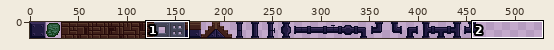
Sprite sheet -- assets/sprites/tileset.png. The picture above shows the old version from afar; the outline marks the close-up.
Close-up. The starting point:
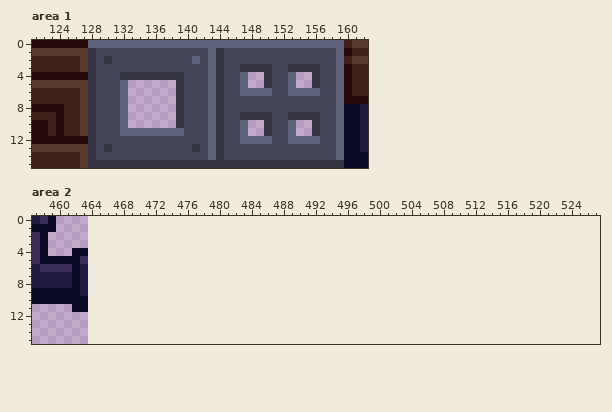
The file is 464x16 pixels. Shown: area 1: x 121..162, y 0..15; area 2: x 457..527, y 0..15. The old version is drawn lined up with the new one, on the new canvas.
And afterwards:
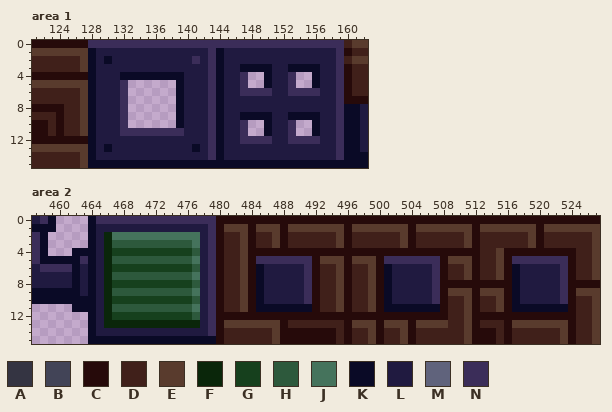
Palette (. is transparent): A #343442  B #424457  C #260a0a  D #40201a  E #593b2d  F #0a260a  G #16401d  H #2d593c  J #45735c  K #0a0a26  L #201a40  M #60637c  N #3b2d59
Changes in this commit:
canvas 464x16 -> 528x16
Area 1:
y 0: x 128..159 MMMMMMMMMMMMMMMMMMMMMMMMMMMMMMMM -> NNNNNNNNNNNNNNNNNNNNNNNNNNNNNNNN
y 1: x 128..159 ABBBBBBBBBBBBBBMABBBBBBBBBBBBBBM -> KLLLLLLLLLLLLLLNKLLLLLLLLLLLLLLN
y 2: x 128..159 ABABBBBBBBBBBMBMABBBBBBBBBBBBBBM -> KLKLLLLLLLLLLNLNKLLLLLLLLLLLLLLN
y 3: x 128..159 ABBBBBBBBBBBBBBMABBAAAABBAAAABBM -> KLLLLLLLLLLLLLLNKLLKKKKLLKKKKLLN
y 4: x 128..147 ABBBAAAAAAAABBBMABBM -> KLLLKKKKKKKKLLLNKLLN; x 150..153 ABBM -> KLLN; x 156..159 ABBM -> KLLN
y 5: x 128..132 ABBBM -> KLLLN; x 139..147 ABBBMABBM -> KLLLNKLLN; x 150..153 ABBM -> KLLN; x 156..159 ABBM -> KLLN
y 6: x 128..132 ABBBM -> KLLLN; x 139..159 ABBBMABBMMMMBBMMMMBBM -> KLLLNKLLNNNNLLNNNNLLN
y 7..8: x 128..132 ABBBM -> KLLLN; x 139..159 ABBBMABBBBBBBBBBBBBBM -> KLLLNKLLLLLLLLLLLLLLN
y 9: x 128..132 ABBBM -> KLLLN; x 139..159 ABBBMABBAAAABBAAAABBM -> KLLLNKLLKKKKLLKKKKLLN
y 10: x 128..132 ABBBM -> KLLLN; x 139..147 ABBBMABBM -> KLLLNKLLN; x 150..153 ABBM -> KLLN; x 156..159 ABBM -> KLLN
y 11: x 128..147 ABBBMMMMMMMMBBBMABBM -> KLLLNNNNNNNNLLLNKLLN; x 150..153 ABBM -> KLLN; x 156..159 ABBM -> KLLN
y 12: x 128..159 ABBBBBBBBBBBBBBMABBMMMMBBMMMMBBM -> KLLLLLLLLLLLLLLNKLLNNNNLLNNNNLLN
y 13: x 128..159 ABABBBBBBBBBBABMABBBBBBBBBBBBBBM -> KLKLLLLLLLLLLKLNKLLLLLLLLLLLLLLN
y 14: x 128..159 ABBBBBBBBBBBBBBMABBBBBBBBBBBBBBM -> KLLLLLLLLLLLLLLNKLLLLLLLLLLLLLLN
y 15: x 128..159 AAAAAAAAAAAAAAAAAAAAAAAAAAAAAAAA -> KKKKKKKKKKKKKKKKKKKKKKKKKKKKKKKK
Area 2:
y 0: x 464..527 ................................................................ -> KNNNNNNNNNNNNNNNCCCCCCCCCCCCCCCCCCCCCCCCCCCCCCCCCCCCCCCCCCCCCCCC
y 1: x 464..527 ................................................................ -> KLLLLLLLLLLLLLLNCEEECEEECEEEEEEECEEEEEEECEEEEEEECEEEEEEECEEEEEEE
y 2: x 464..527 ................................................................ -> KLFJJJJJJJJJJJLNCDDECDDECDDDDDDECDDDDDDECDDDDDDECDDDDDDECDDDDDDE
y 3: x 464..527 ................................................................ -> KLFHHHHHHHHHHJLNCDDECDDECDDDDDDECDDDDDDECDDDDDDECDDDDDDECDDDDDDE
y 4: x 464..527 ................................................................ -> KLFGGGGGGGGGGHLNCDDECCCCCCCCCCCCCCCCCCCCCCCCCCCCCDDECCCCCCCCCDDE
y 5: x 464..527 ................................................................ -> KLFHHHHHHHHHHJLNCDDECNNNNNNNCEEECEEECNNNNNNNCEEECDDECNNNNNNNCDDE
y 6: x 464..527 ................................................................ -> KLFGGGGGGGGGGHLNCDDECKLLLLLNCDDECDDECKLLLLLNCDDECDDECKLLLLLNCDDE
y 7: x 464..527 ................................................................ -> KLFHHHHHHHHHHJLNCDDECKLLLLLNCDDECDDECKLLLLLNCDDECDDECKLLLLLNCDDE
y 8: x 464..527 ................................................................ -> KLFGGGGGGGGGGHLNCDDECKLLLLLNCDDECDDECKLLLLLNCCCCCCCCCKLLLLLNCCCC
y 9: x 464..527 ................................................................ -> KLFHHHHHHHHHHJLNCDDECKLLLLLNCDDECDDECKLLLLLNCEEECEEECKLLLLLNCEEE
y 10: x 464..527 ................................................................ -> KLFGGGGGGGGGGHLNCDDECKLLLLLNCDDECDDECKLLLLLNCDDECDDECKLLLLLNCDDE
y 11: x 464..527 ................................................................ -> KLFHHHHHHHHHHJLNCDDECKKKKKKKCDDECDDECKKKKKKKCDDECDDECKKKKKKKCDDE
y 12: x 464..527 ................................................................ -> KLFGGGGGGGGGGHLNCCCCCCCCCCCCCCCCCCCCCCCCCCCCCDDECCCCCCCCCCCCCDDE
y 13: x 464..527 ................................................................ -> KLFFFFFFFFFFFFLNCEEEEEEECDDDDDDDCEEECEEECEEEEDDECDDDCEEEEEEECDDE
y 14: x 464..527 ................................................................ -> KLLLLLLLLLLLLLLNCDDDDDDECCCCCCCDCDDECDDECDDDDDDECCCDCDDDDDDECDDE
y 15: x 464..527 ................................................................ -> KKKKKKKKKKKKKKKKCDDDDDDECCCCCCCDCDDECDDECDDDDDDECCCDCDDDDDDECDDE
